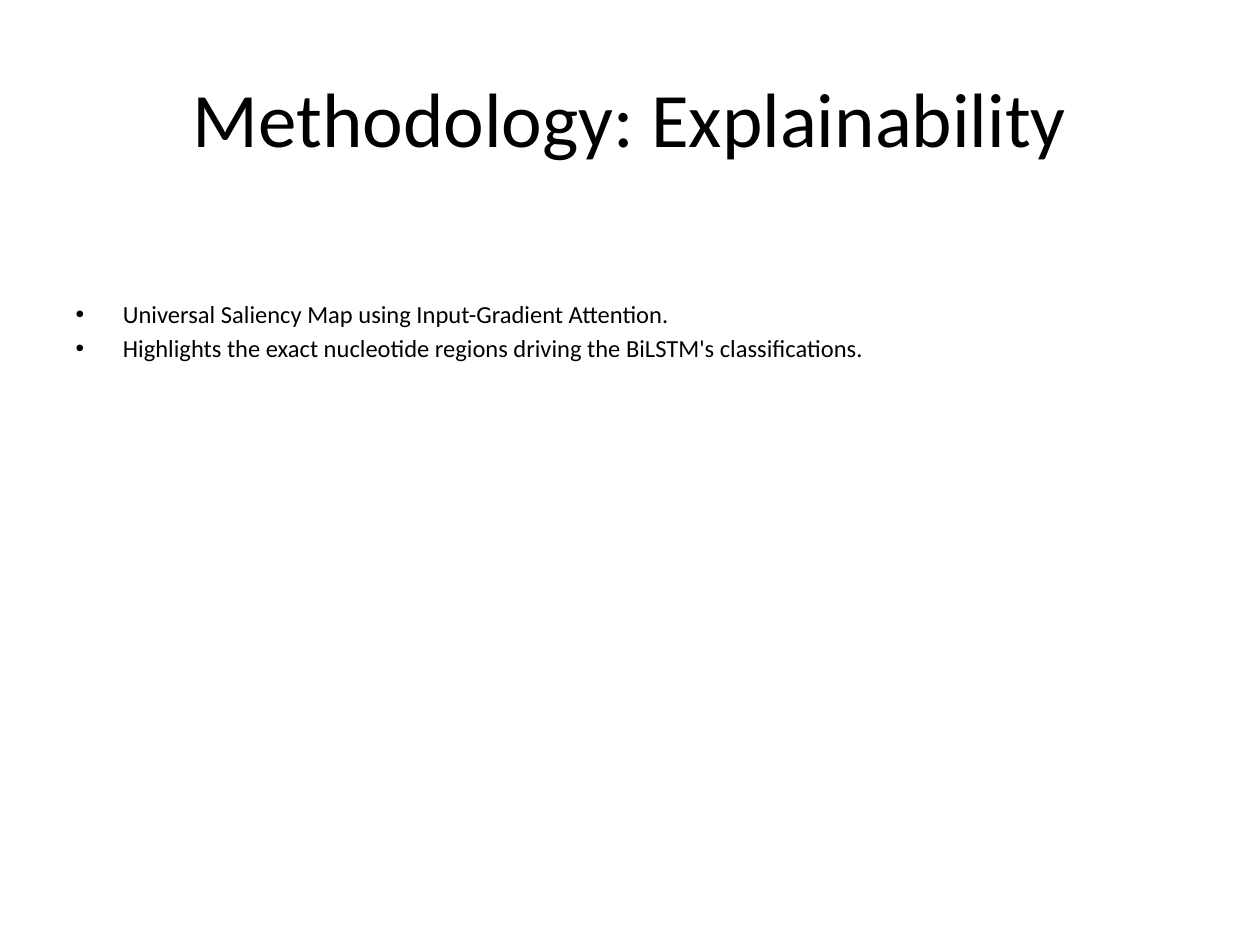
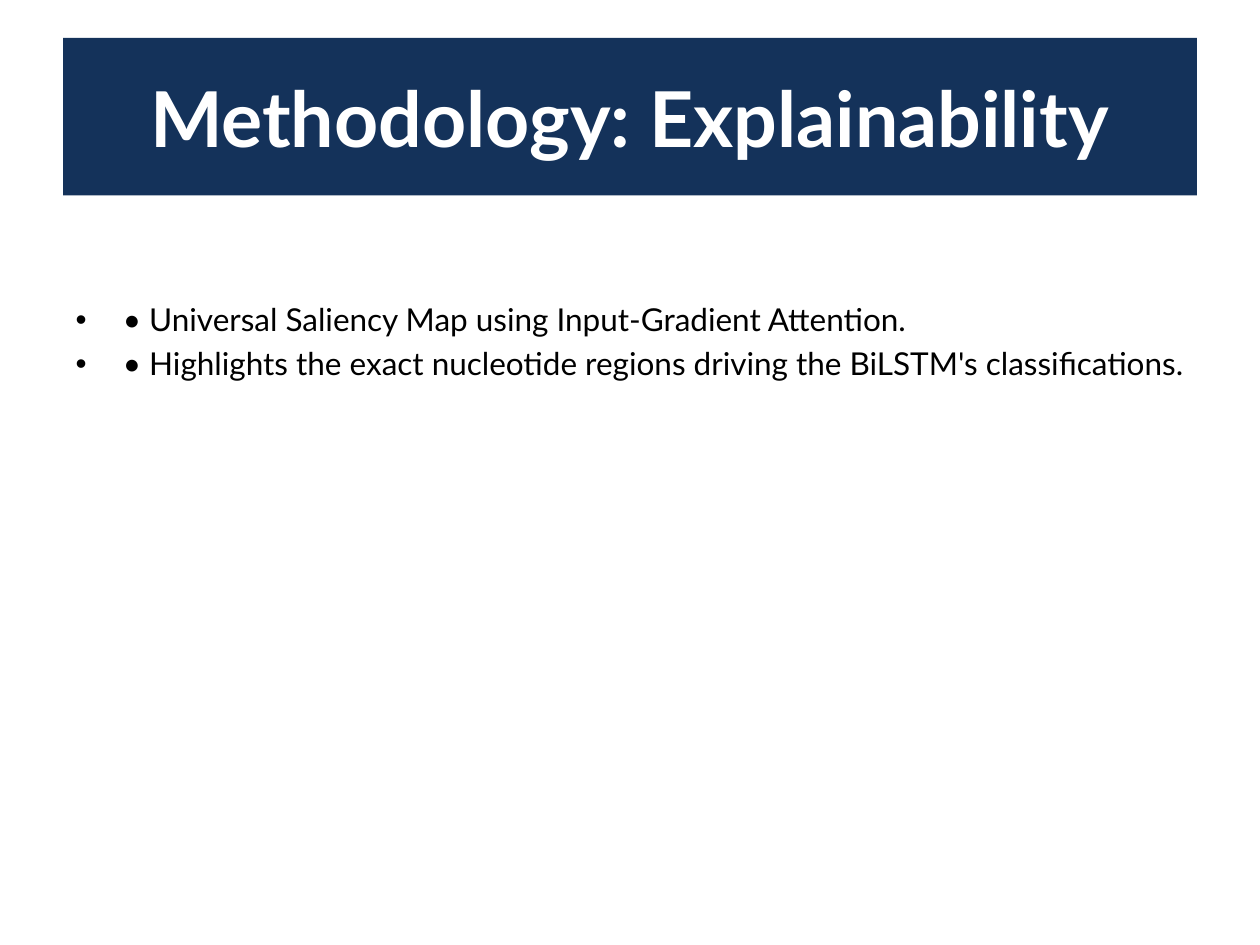
Before and after one commit to JNagawa/HIV_subtype_classifier_DeepLearning, a slide deck: slide 8 of reports/presentation.pptx. Drawn at 1260x945 pixels with LibreOffice and Linux fonts; fonts in the diff are those of the drawing. Boxes give left, top, right and bottom in pixels: in the first picture for what was removed or moved away, otherwise in the second. Text is boxed around its words. In the diff, an @@ line names an element or a change of style, - is before the commit and + after.

Commit message:
Apply premium dark blue styling, bold headers, and clean font sizing across the presentation

```diff
--- a/reports/presentation.pptx
+++ b/reports/presentation.pptx
@@ title "Methodology: Explainability": place and size @@
-title "Methodology: Explainability" at [193,93,1066,161]
+title "Methodology: Explainability" at [63,38,1197,195]
@@ title "Methodology: Explainability" at [63,38,1197,195]: font Calibri to Lato, text colour #000000 to #FFFFFF, bold on; fill none to #14325A @@
@@ text at [149,307,1183,381]: text changed; size 14 to 18 pt; font Calibri to Lato @@
-• Universal Saliency Map using Input-Gradient Attention.
-• Highlights the exact nucleotide regions driving the BiLSTM's classifications.
+• • Universal Saliency Map using Input-Gradient Attention.
+• • Highlights the exact nucleotide regions driving the BiLSTM's classifications.
```
Also in this commit, not shown: 14 other slides changed, 1 other file.
